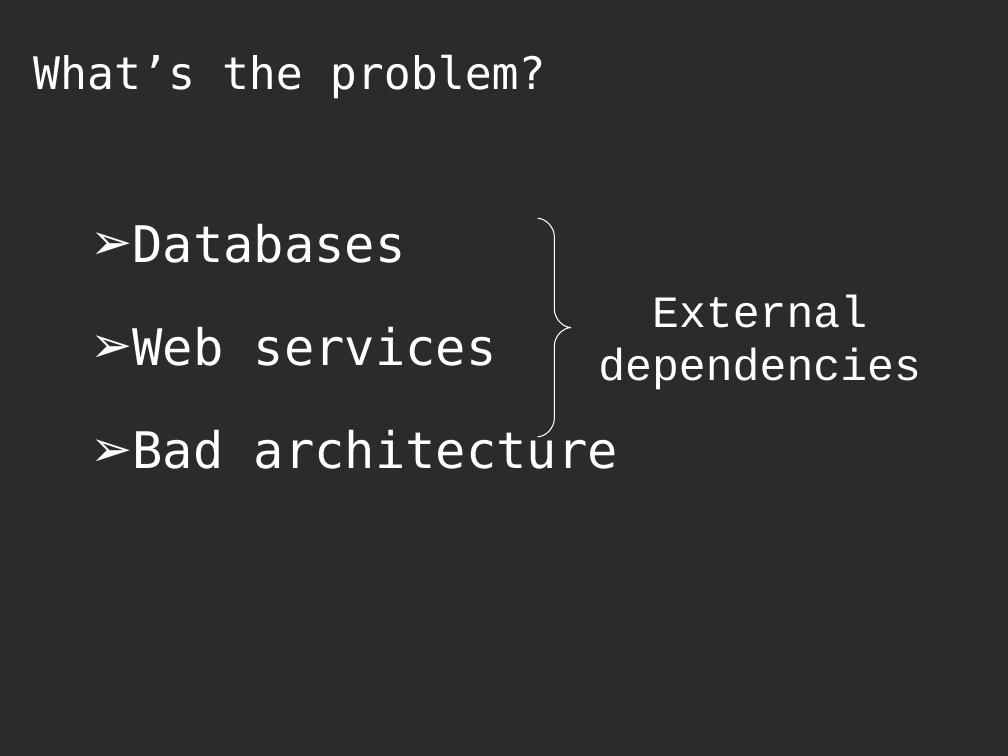
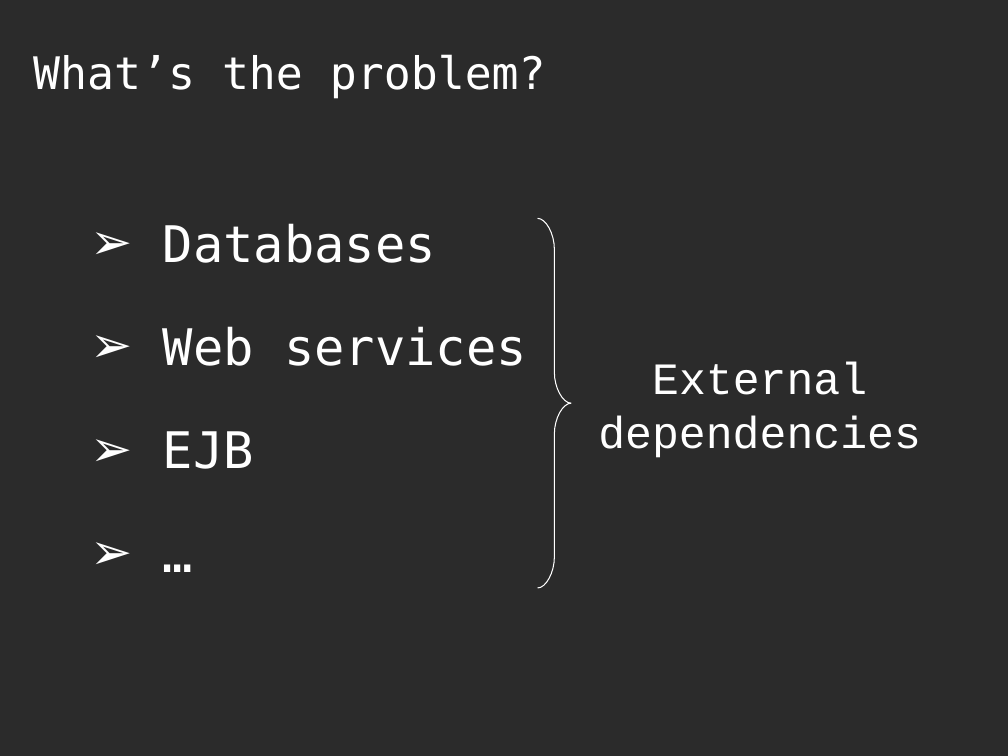
Before and after one commit to asolntsev/presentations, a slide deck: slide 4 of real-life-unit-tests/RealLifeUnitTests.agile-ee.eng.ppt. Drawn at 1008x756 pixels with LibreOffice and Linux fonts; fonts in the diff are those of the drawing; background and template pictures are left out; a plain dark background stands for a picture behind light text. Boxes give left, top, right and bottom in pixels: in the first picture for what was removed or moved away, otherwise in the second. Text is boxed around its words. In the diff, an @@ line names an element or a change of style, - is before the commit and + after.

```diff
--- a/real-life-unit-tests/RealLifeUnitTests.agile-ee.eng.ppt
+++ b/real-life-unit-tests/RealLifeUnitTests.agile-ee.eng.ppt
@@ freeform shape: place and size @@
-freeform shape at bbox=[537, 219, 571, 437]
+freeform shape at bbox=[537, 219, 571, 589]
@@ text "External": place and size @@
-text "External" at bbox=[598, 295, 921, 390]
+text "External" at bbox=[598, 362, 921, 458]
@@ text at bbox=[163, 431, 254, 469]: text changed @@
-➢ Bad architecture
+➢ EJB
+➢ …
```
Also in this commit, not shown: 4 other slides changed, 3 slides added, 1 slide removed.
